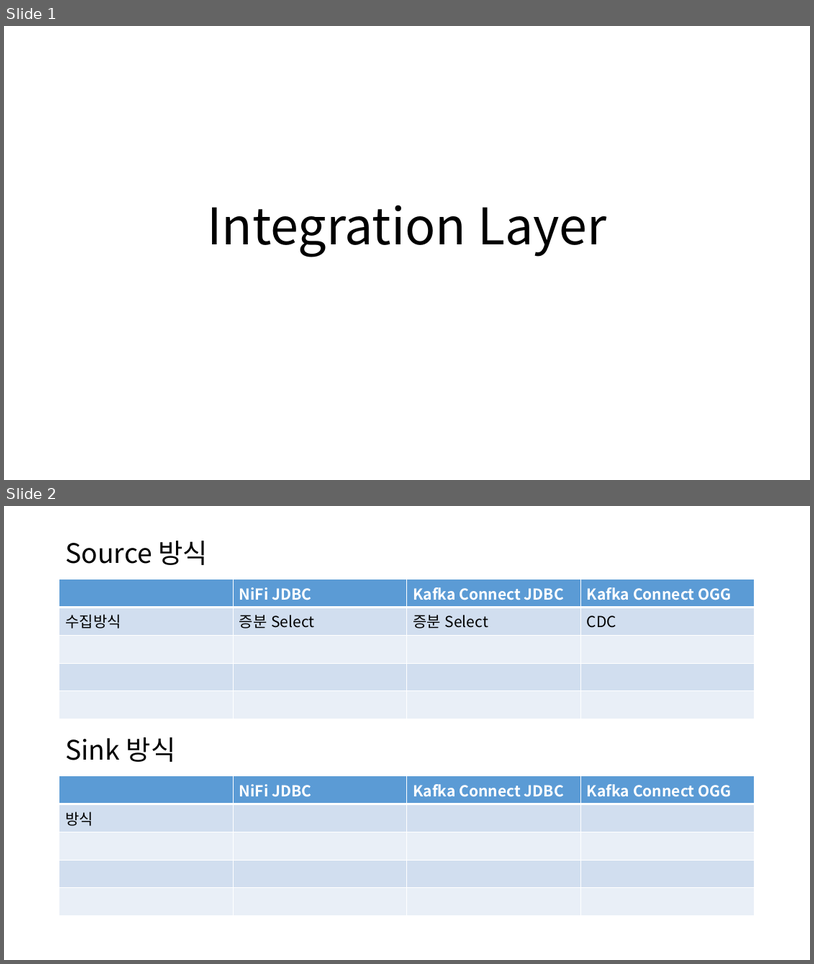
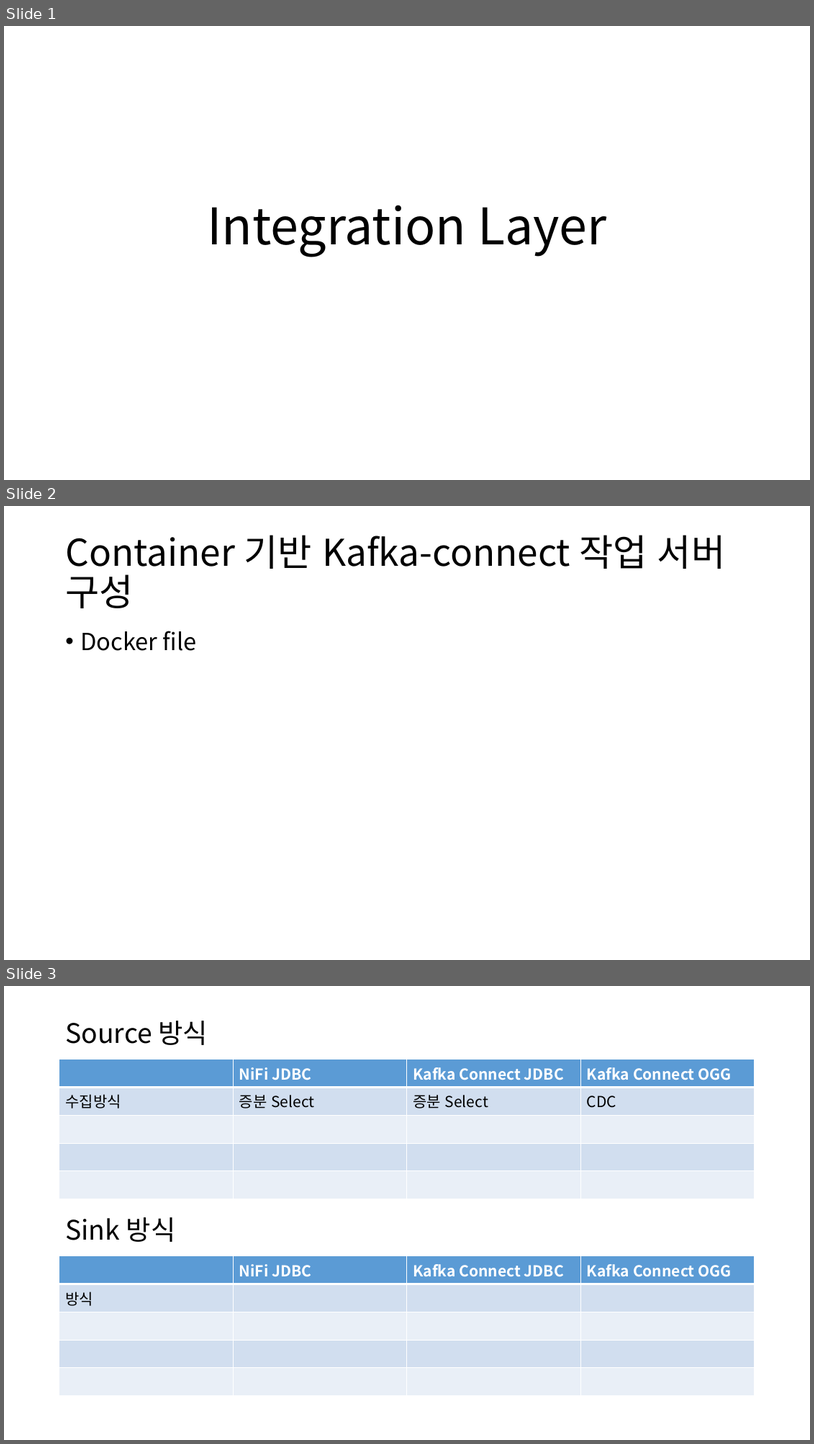
Before and after one commit to gwangsoo/Nifi-Or-Kafka-Connect, a slide deck: db2db_구조.pptx. Shown one above the other, each under a label of ours: slides 1 and 2 before the commit, slides 1, 2 and 3 after it. The pictures are 814x964 and 814x1444 pixels, drawn with LibreOffice and Linux fonts; fonts in the diff are those of the drawing. Boxes give left, top, right and bottom in pixels: in the first picture for what was removed or moved away, otherwise in the second. Text is boxed around its words. In the diff, an @@ line names an element or a change of style, - is before the commit and + after.

Commit message:
kafka connect script 추가

```diff
--- a/db2db_구조.pptx
+++ b/db2db_구조.pptx
@@ slide 2 added at box(4, 506, 810, 960), background #FFFFFF @@
@@ title added at box(65, 535, 725, 608), 44 pt, text #000000 @@
+Container 기반 Kafka-connect 작업 서버 구성
@@ text added at box(80, 631, 197, 651), 28 pt, text #000000 @@
+• Docker file
@@ what was slide 2 is now slide 3 @@
```
Also in this commit, not shown: 42 other files.
